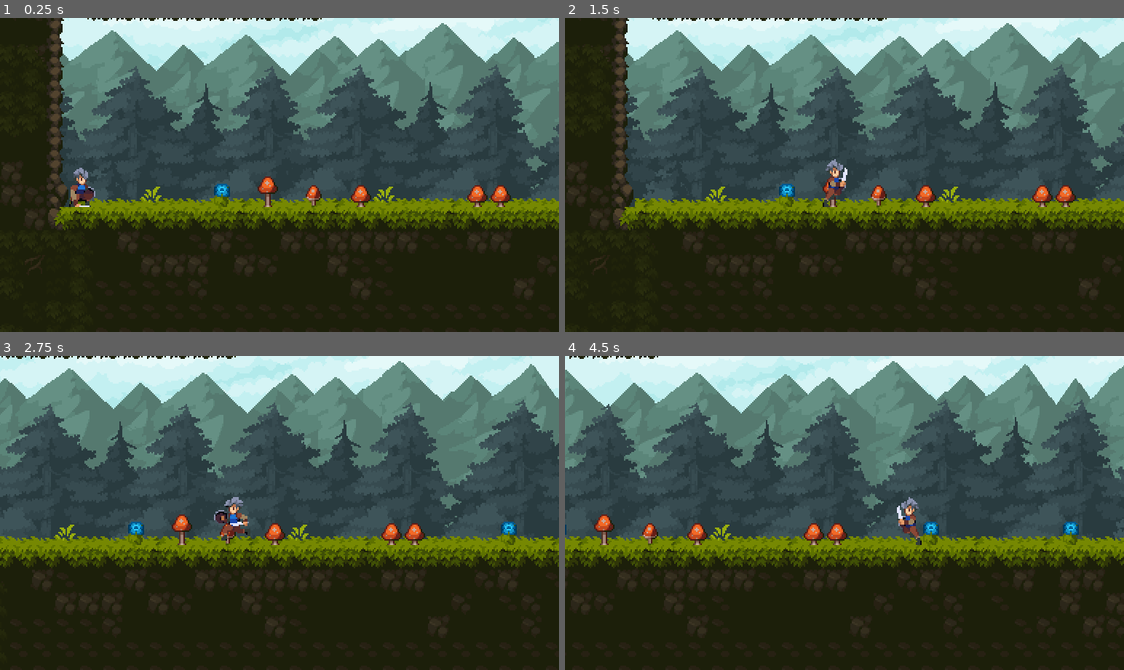
Above: before the commit, frames 1-4 (two rows, left to right).
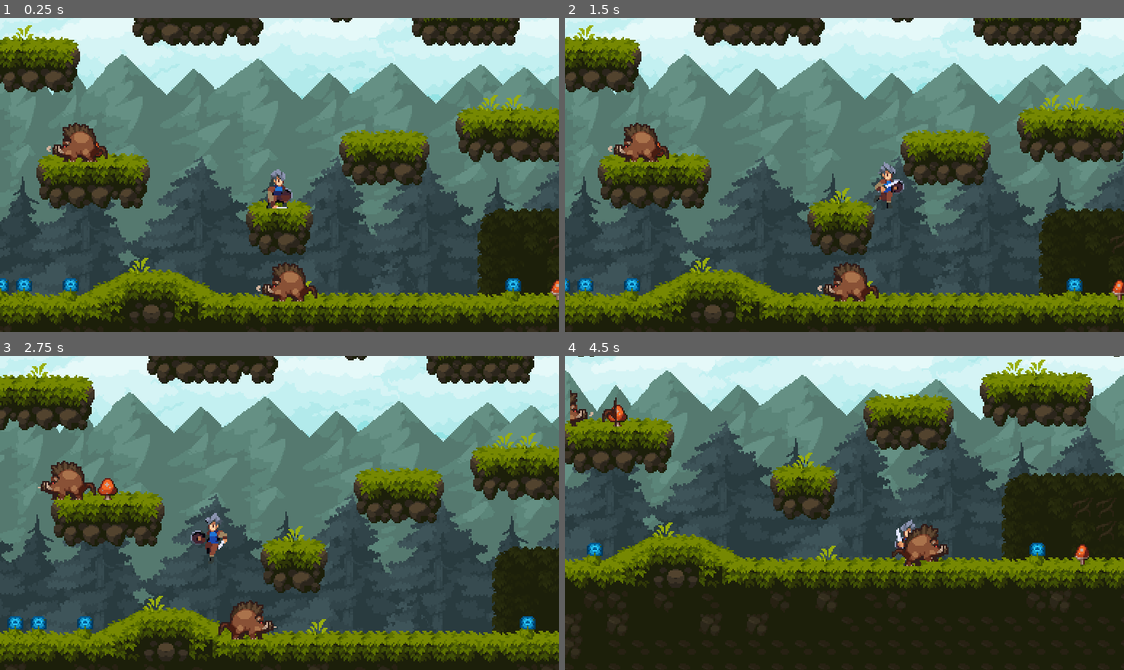
Above: after the commit, the same moments.

Repository: Betu-Li/Godot-2DRPG-Demo
Game: Godot game, scene res://wrold.tscn
Two runs of this game, one before a commit and one after it. Both use one fixed random seed, a clock stepped at 60 frames per second and the inputs below.
Inputs:
- Up to frame 1 (0.25 s): no input
- Up to frame 2 (1.5 s): hold K (move_block) 0.53-1.28 s; hold D (move_right) from 0.53 s (still down); tap Space (jump) at 0.77 s; tap S (move_squat) at 1.35 s
- Up to frame 3 (2.75 s): tap Space (jump) at 1.52 s; release D (move_right) at 2.03 s; hold A (move_left) from 2.03 s (still down); hold K (move_block) from 2.03 s (still down)
- Up to frame 4 (4.5 s): release A (move_left) at 2.78 s; release K (move_block) at 2.78 s; hold D (move_right) 2.78-4.28 s; tap S (move_squat) at 2.85, 4.35 s; tap Space (jump) at 3.02, 3.77 s; hold K (move_block) 3.53-4.28 s; hold A (move_left) from 4.28 s (still down)

The runs differ from the first frame. In frame 1, 75% of the frame differs, in the area x 0-100%, y 0-98%; in frame 2, 75%; in frame 3, 75%; in frame 4, 41%.

Commit message:
创建野猪（敌人）的基本逻辑

Diff:
--- /dev/null
+++ b/Enemys/boar.gd
@@ -0,0 +1,68 @@
+extends Enemy
+
+enum State{
+	IDLE,
+	WALK,
+	RUN
+}
+
+@onready var wall_check:RayCast2D = $Graphics/WallCheck
+@onready var player_check:RayCast2D = $Graphics/PlayerCheck
+@onready var floor_check:RayCast2D = $Graphics/FloorCheck
+@onready var calm_down_timer:Timer = $CalmDownTimer
+
+func tick_physics(state: State, delta: float) -> void:#物理更新
+	match state:
+		State.IDLE:
+			move(0.0,delta)
+
+		State.WALK:
+			move(max_speed/3,delta)
+
+		State.RUN:
+			if wall_check.is_colliding() or not floor_check.is_colliding():#碰到墙壁或者没有地板就转向
+				direction *= -1
+			move(max_speed,delta)
+			if player_check.is_colliding():#追击玩家
+				calm_down_timer.start()#开始冷静时间
+
+func get_next_state(state: State) -> State:#获取下一个状态
+	if player_check.is_colliding():#玩家在附近就追击
+		return State.RUN
+
+	match state:
+		State.IDLE:
+			if state_machine.states_time >2:#静止2秒侯开始走动
+				return State.WALK
+
+		State.WALK:
+			if wall_check.is_colliding() or not floor_check.is_colliding():#碰到墙壁或者没有地板就转向
+				return State.IDLE
+
+		State.RUN:
+			if calm_down_timer.is_stopped():#冷静时间结束就回到静止状态
+				return State.IDLE
+
+	return state
+
+func transition_state(from: State ,to: State)-> void:
+	print("[%s] %s => %s"%[
+		Engine.get_physics_frames(),
+		State.keys()[from] if from != -1 else "<START>",
+		State.keys()[to],
+	])#输出状态转化信息
+
+	match to:
+		State.IDLE:
+			animation.play("idle")
+			if wall_check.is_colliding():#碰到墙壁就转向
+				direction *= -1
+
+		State.WALK:
+			animation.play("walk")
+			if not floor_check.is_colliding():#没有地板就转向
+				direction *= -1
+				floor_check.force_raycast_update()#强制更新射线检测
+
+		State.RUN:
+			animation.play("run")
--- /dev/null
+++ b/Enemys/boar.tscn
@@ -0,0 +1,258 @@
+[gd_scene load_steps=14 format=3 uid="uid://b6kbmhyq2fr6u"]
+
+[ext_resource type="PackedScene" uid="uid://qbdmkog5mqea" path="res://Enemys/enemy.tscn" id="1_7htfl"]
+[ext_resource type="Script" path="res://Enemys/boar.gd" id="2_ggrf5"]
+[ext_resource type="Texture2D" uid="uid://cr4gdxx0qmel6" path="res://Art Assets/Legacy-Fantasy - High Forest 2.0/Legacy-Fantasy - High Forest 2.3/Mob/Boar/Idle/Idle-Sheet.png" id="2_ylnff"]
+[ext_resource type="Texture2D" uid="uid://bdngasvskqk8r" path="res://Art Assets/Legacy-Fantasy - High Forest 2.0/Legacy-Fantasy - High Forest 2.3/Mob/Boar/Hit-Vanish/Hit-Sheet.png" id="3_008lx"]
+[ext_resource type="Texture2D" uid="uid://ddq27pebl4nwu" path="res://Art Assets/Legacy-Fantasy - High Forest 2.0/Legacy-Fantasy - High Forest 2.3/Mob/Boar/Run/Run-Sheet.png" id="4_yh68m"]
+[ext_resource type="Texture2D" uid="uid://c1683r0dbnngt" path="res://Art Assets/Legacy-Fantasy - High Forest 2.0/Legacy-Fantasy - High Forest 2.3/Mob/Boar/Walk/Walk-Base-Sheet.png" id="5_ovswb"]
+
+[sub_resource type="CircleShape2D" id="CircleShape2D_xwrtx"]
+radius = 11.0
+
+[sub_resource type="Animation" id="Animation_c477r"]
+length = 0.001
+tracks/0/type = "value"
+tracks/0/imported = false
+tracks/0/enabled = true
+tracks/0/path = NodePath("Graphics/Sprite2D:texture")
+tracks/0/interp = 1
+tracks/0/loop_wrap = true
+tracks/0/keys = {
+"times": PackedFloat32Array(0),
+"transitions": PackedFloat32Array(1),
+"update": 1,
+"values": [ExtResource("2_ylnff")]
+}
+tracks/1/type = "value"
+tracks/1/imported = false
+tracks/1/enabled = true
+tracks/1/path = NodePath("Graphics/Sprite2D:hframes")
+tracks/1/interp = 1
+tracks/1/loop_wrap = true
+tracks/1/keys = {
+"times": PackedFloat32Array(0),
+"transitions": PackedFloat32Array(1),
+"update": 1,
+"values": [4]
+}
+tracks/2/type = "value"
+tracks/2/imported = false
+tracks/2/enabled = true
+tracks/2/path = NodePath("Graphics/Sprite2D:frame")
+tracks/2/interp = 1
+tracks/2/loop_wrap = true
+tracks/2/keys = {
+"times": PackedFloat32Array(0),
+"transitions": PackedFloat32Array(1),
+"update": 1,
+"values": [0]
+}
+
+[sub_resource type="Animation" id="Animation_irwux"]
+resource_name = "hit"
+length = 0.4
+tracks/0/type = "value"
+tracks/0/imported = false
+tracks/0/enabled = true
+tracks/0/path = NodePath("Graphics/Sprite2D:hframes")
+tracks/0/interp = 1
+tracks/0/loop_wrap = true
+tracks/0/keys = {
+"times": PackedFloat32Array(0),
+"transitions": PackedFloat32Array(1),
+"update": 1,
+"values": [4]
+}
+tracks/1/type = "value"
+tracks/1/imported = false
+tracks/1/enabled = true
+tracks/1/path = NodePath("Graphics/Sprite2D:frame")
+tracks/1/interp = 1
+tracks/1/loop_wrap = true
+tracks/1/keys = {
+"times": PackedFloat32Array(0, 0.1, 0.2, 0.3),
+"transitions": PackedFloat32Array(1, 1, 1, 1),
+"update": 1,
+"values": [0, 1, 2, 3]
+}
+tracks/2/type = "value"
+tracks/2/imported = false
+tracks/2/enabled = true
+tracks/2/path = NodePath("Graphics/Sprite2D:texture")
+tracks/2/interp = 1
+tracks/2/loop_wrap = true
+tracks/2/keys = {
+"times": PackedFloat32Array(0),
+"transitions": PackedFloat32Array(1),
+"update": 1,
+"values": [ExtResource("3_008lx")]
+}
+
+[sub_resource type="Animation" id="Animation_mv84o"]
+resource_name = "idle"
+length = 0.4
+loop_mode = 1
+tracks/0/type = "value"
+tracks/0/imported = false
+tracks/0/enabled = true
+tracks/0/path = NodePath("Graphics/Sprite2D:texture")
+tracks/0/interp = 1
+tracks/0/loop_wrap = true
+tracks/0/keys = {
+"times": PackedFloat32Array(0),
+"transitions": PackedFloat32Array(1),
+"update": 1,
+"values": [ExtResource("2_ylnff")]
+}
+tracks/1/type = "value"
+tracks/1/imported = false
+tracks/1/enabled = true
+tracks/1/path = NodePath("Graphics/Sprite2D:hframes")
+tracks/1/interp = 1
+tracks/1/loop_wrap = true
+tracks/1/keys = {
+"times": PackedFloat32Array(0),
+"transitions": PackedFloat32Array(1),
+"update": 1,
+"values": [4]
+}
+tracks/2/type = "value"
+tracks/2/imported = false
+tracks/2/enabled = true
+tracks/2/path = NodePath("Graphics/Sprite2D:frame")
+tracks/2/interp = 1
+tracks/2/loop_wrap = true
+tracks/2/keys = {
+"times": PackedFloat32Array(0, 0.1, 0.2, 0.3),
+"transitions": PackedFloat32Array(1, 1, 1, 1),
+"update": 1,
+"values": [0, 1, 2, 3]
+}
+
+[sub_resource type="Animation" id="Animation_ib1mi"]
+resource_name = "run"
+length = 0.6
+loop_mode = 1
+tracks/0/type = "value"
+tracks/0/imported = false
+tracks/0/enabled = true
+tracks/0/path = NodePath("Graphics/Sprite2D:hframes")
+tracks/0/interp = 1
+tracks/0/loop_wrap = true
+tracks/0/keys = {
+"times": PackedFloat32Array(0),
+"transitions": PackedFloat32Array(1),
+"update": 1,
+"values": [6]
+}
+tracks/1/type = "value"
+tracks/1/imported = false
+tracks/1/enabled = true
+tracks/1/path = NodePath("Graphics/Sprite2D:frame")
+tracks/1/interp = 1
+tracks/1/loop_wrap = true
+tracks/1/keys = {
+"times": PackedFloat32Array(0, 0.1, 0.2, 0.3, 0.4, 0.5),
+"transitions": PackedFloat32Array(1, 1, 1, 1, 1, 1),
+"update": 1,
+"values": [0, 1, 2, 3, 4, 5]
+}
+tracks/2/type = "value"
+tracks/2/imported = false
+tracks/2/enabled = true
+tracks/2/path = NodePath("Graphics/Sprite2D:texture")
+tracks/2/interp = 1
+tracks/2/loop_wrap = true
+tracks/2/keys = {
+"times": PackedFloat32Array(0),
+"transitions": PackedFloat32Array(1),
+"update": 1,
+"values": [ExtResource("4_yh68m")]
+}
+
+[sub_resource type="Animation" id="Animation_5448x"]
+resource_name = "walk"
+length = 0.6
+loop_mode = 1
+tracks/0/type = "value"
+tracks/0/imported = false
+tracks/0/enabled = true
+tracks/0/path = NodePath("Graphics/Sprite2D:hframes")
+tracks/0/interp = 1
+tracks/0/loop_wrap = true
+tracks/0/keys = {
+"times": PackedFloat32Array(0),
+"transitions": PackedFloat32Array(1),
+"update": 1,
+"values": [6]
+}
+tracks/1/type = "value"
+tracks/1/imported = false
+tracks/1/enabled = true
+tracks/1/path = NodePath("Graphics/Sprite2D:frame")
+tracks/1/interp = 1
+tracks/1/loop_wrap = true
+tracks/1/keys = {
+"times": PackedFloat32Array(0, 0.1, 0.2, 0.3, 0.4, 0.5),
+"transitions": PackedFloat32Array(1, 1, 1, 1, 1, 1),
+"update": 1,
+"values": [0, 1, 2, 3, 4, 5]
+}
+tracks/2/type = "value"
+tracks/2/imported = false
+tracks/2/enabled = true
+tracks/2/path = NodePath("Graphics/Sprite2D:texture")
+tracks/2/interp = 1
+tracks/2/loop_wrap = true
+tracks/2/keys = {
+"times": PackedFloat32Array(0.418889),
+"transitions": PackedFloat32Array(1),
+"update": 1,
+"values": [ExtResource("5_ovswb")]
+}
+
+[sub_resource type="AnimationLibrary" id="AnimationLibrary_qhgny"]
+_data = {
+"RESET": SubResource("Animation_c477r"),
+"hit": SubResource("Animation_irwux"),
+"idle": SubResource("Animation_mv84o"),
+"run": SubResource("Animation_ib1mi"),
+"walk": SubResource("Animation_5448x")
+}
+
+[node name="Boar" instance=ExtResource("1_7htfl")]
+script = ExtResource("2_ggrf5")
+
+[node name="Graphics" parent="." index="0"]
+position = Vector2(0, -16)
+
+[node name="Sprite2D" parent="Graphics" index="0"]
+texture = ExtResource("2_ylnff")
+hframes = 4
+
+[node name="WallCheck" type="RayCast2D" parent="Graphics" index="1"]
+position = Vector2(-12, 4)
+target_position = Vector2(-11, 0)
+
+[node name="PlayerCheck" type="RayCast2D" parent="Graphics" index="2"]
+position = Vector2(-12, 4)
+target_position = Vector2(-89, 0)
+collision_mask = 2
+
+[node name="FloorCheck" type="RayCast2D" parent="Graphics" index="3"]
+position = Vector2(-15, 15)
+target_position = Vector2(0, 6)
+
+[node name="CollisionShape2D" parent="." index="1"]
+position = Vector2(0, -11)
+shape = SubResource("CircleShape2D_xwrtx")
+
+[node name="AnimationPlayer" parent="." index="2"]
+libraries = {
+"": SubResource("AnimationLibrary_qhgny")
+}
+
+[node name="CalmDownTimer" type="Timer" parent="." index="4"]
+wait_time = 2.5
+one_shot = true
--- /dev/null
+++ b/Enemys/enemy.gd
@@ -0,0 +1,32 @@
+class_name Enemy
+extends CharacterBody2D
+
+#图片面朝方向
+enum Direction {
+	LEFT = -1,
+	RIGHT = +1
+}
+
+@export var direction = Direction.LEFT: #图片面朝的方向，默认是左。 “@exprot”是为了在编辑器中可以看到这个变量
+	set(v): #direction翻转的同时， 翻转graphics的x轴（左右翻转）
+		direction = v
+		if not is_node_ready():#@export变量在ready之前被调用，此时graphics（@onready）还没有准备好为空，所以要等到ready之后再调用
+			await ready
+		graphics.scale.x = -direction #怪物默认朝左边，当只有面朝右边时才翻转
+
+@export var max_speed: float = 180 #速度
+@export var acceleration: float = 2000 #加速度
+
+var default_gravity = ProjectSettings.get_setting("physics/2d/default_gravity") as float #获取默认加速度
+
+@onready var graphics: Node2D = $Graphics
+@onready var animation: AnimationPlayer = $AnimationPlayer
+@onready var collision: CollisionShape2D = $CollisionShape2D
+@onready var state_machine: StateMachine = $StateMachine
+
+
+func move(speed:float,delta:float)->void:#移动函数
+	velocity.x = move_toward(velocity.x,speed * direction,acceleration*delta)#速度x方向的移动
+	velocity.y += default_gravity  * delta
+
+	move_and_slide()
--- /dev/null
+++ b/Enemys/enemy.tscn
@@ -0,0 +1,19 @@
+[gd_scene load_steps=3 format=3 uid="uid://qbdmkog5mqea"]
+
+[ext_resource type="Script" path="res://Enemys/enemy.gd" id="1_lfiwo"]
+[ext_resource type="Script" path="res://classes/StateMachine.gd" id="1_lshfi"]
+
+[node name="Enemy" type="CharacterBody2D"]
+collision_layer = 4
+script = ExtResource("1_lfiwo")
+
+[node name="Graphics" type="Node2D" parent="."]
+
+[node name="Sprite2D" type="Sprite2D" parent="Graphics"]
+
+[node name="CollisionShape2D" type="CollisionShape2D" parent="."]
+
+[node name="AnimationPlayer" type="AnimationPlayer" parent="."]
+
+[node name="StateMachine" type="Node" parent="."]
+script = ExtResource("1_lshfi")
--- a/wrold.tscn
+++ b/wrold.tscn
@@ -9,6 +9,7 @@
 [ext_resource type="Texture2D" uid="uid://cumqkgnpq7oms" path="res://Art Assets/Legacy-Fantasy - High Forest 2.0/Legacy-Fantasy - High Forest 2.3/Background/Tree1.png" id="6_k4vxc"]
 [ext_resource type="Texture2D" uid="uid://cemfs3i2vxojc" path="res://Art Assets/Legacy-Fantasy - High Forest 2.0/Legacy-Fantasy - High Forest 2.3/Background/Tree2png.png" id="7_p66kf"]
 [ext_resource type="Texture2D" uid="uid://d3i72webx8aer" path="res://Art Assets/Legacy-Fantasy - High Forest 2.0/Legacy-Fantasy - High Forest 2.3/Background/Tree3.png" id="8_hphdb"]
+[ext_resource type="PackedScene" uid="uid://b6kbmhyq2fr6u" path="res://Enemys/boar.tscn" id="10_nd15y"]
 
 [sub_resource type="TileSetAtlasSource" id="TileSetAtlasSource_lqqwu"]
 texture = ExtResource("2_7jv8o")
@@ -698,7 +699,7 @@
 layer_2/tile_data = PackedInt32Array(458755, 1441792, 17, 458764, 983040, 16, 458769, 983040, 16, 458758, 983040, 17, 4 …(1390 unchanged characters)…
 
 [node name="Player" parent="." instance=ExtResource("2_yuf44")]
-position = Vector2(7, 121)
+position = Vector2(904, 56)
 
 [node name="Camera2D" type="Camera2D" parent="Player"]
 position = Vector2(0, -15)
@@ -824,3 +825,9 @@
 position = Vector2(512, 156)
 texture = ExtResource("8_hphdb")
 metadata/_edit_lock_ = true
+
+[node name="Boar" parent="." instance=ExtResource("10_nd15y")]
+position = Vector2(768, 32)
+
+[node name="Boar2" parent="." instance=ExtResource("10_nd15y")]
+position = Vector2(912, 128)
Not shown: 1 places in wrold.tscn that only renumber resources
